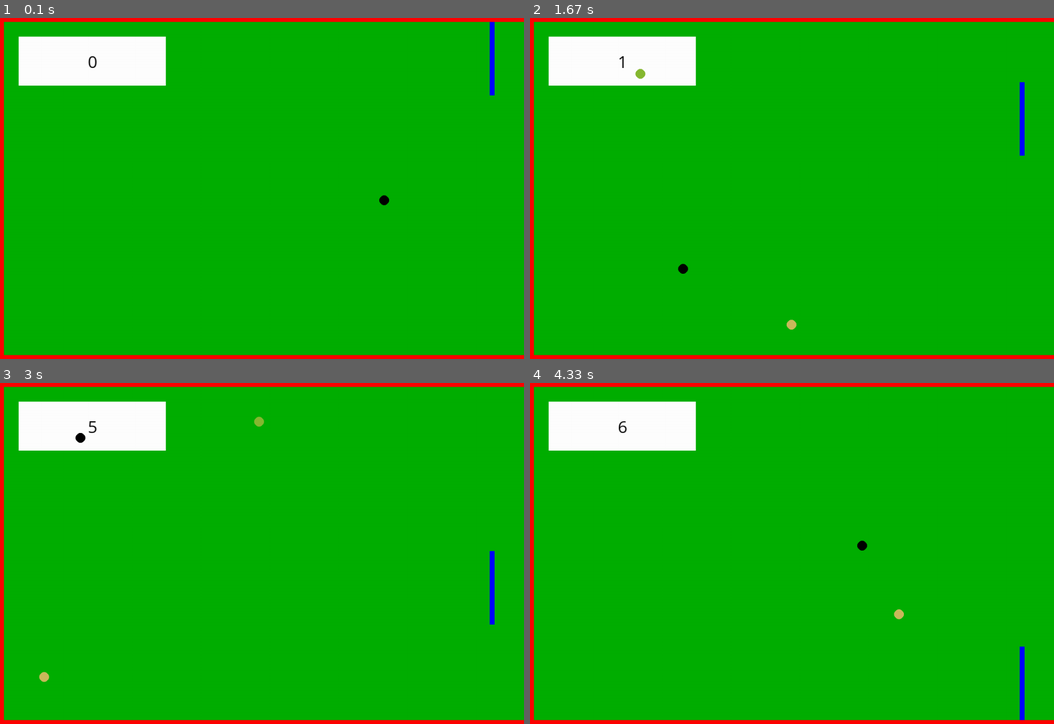
Above: before the commit, frames 1-4 (two rows, left to right).
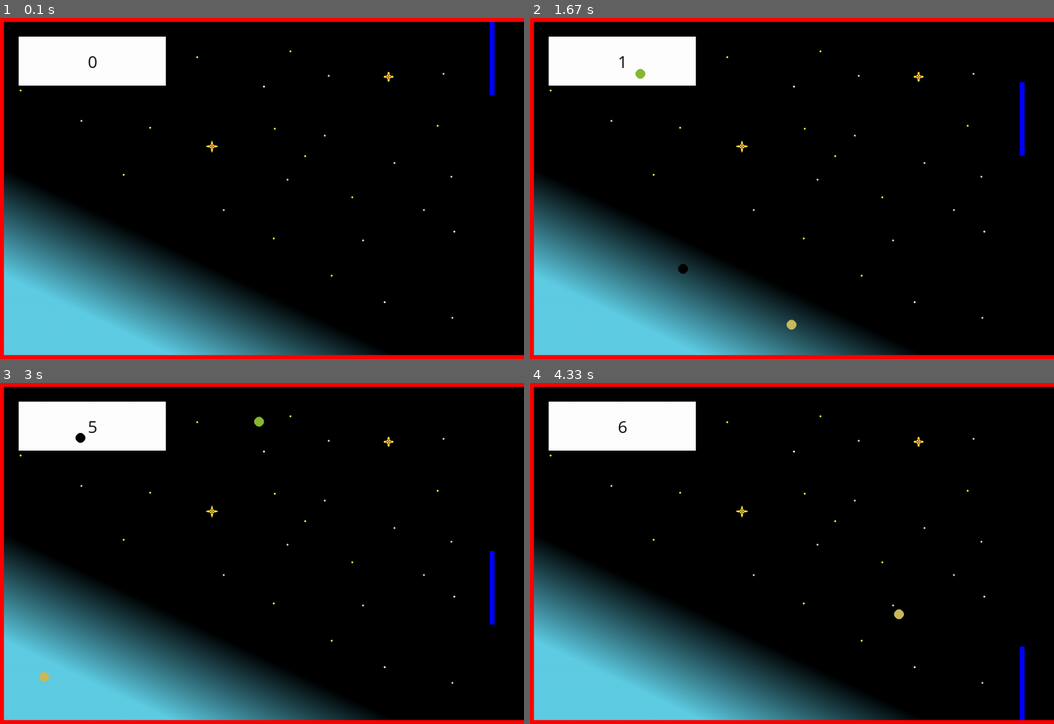
Above: after the commit, the same moments.

Repository: Wombatlord/PygamePong
Game: pygame game, started from pong.py
Same seed, same stepped clock (60 frames per second), same inputs: the game is played once before the commit and once after it.
Inputs (mouse positions are in pixels of both pictures, inside the frame that each line leads up to):
- Up to frame 1 (0.1 s): no input
- Up to frame 2 (1.67 s): click (786, 188) at 0.38 s; tap Space at 0.73, 1.03 s; click (661, 191) at 0.75 s; click (980, 311) at 1.22 s; click (666, 116) at 1.55 s
- Up to frame 3 (3 s): click (461, 686) at 1.88 s; click (183, 481) at 2.22 s; click (440, 645) at 2.55 s; click (89, 587) at 2.88 s
- Up to frame 4 (4.33 s): click (634, 485) at 3.22 s; click (666, 614) at 3.55 s; click (980, 635) at 3.88 s; click (629, 683) at 4.22 s

The runs differ from the first frame. In frame 1, 93% of the frame differs, in the area x 0-100%, y 1-99%; in frame 2, 93%; in frame 3, 93%; in frame 4, 93%.

Commit message:
Prototype sprite implementation and created basic art assets.

Diff:
--- a/engine.py
+++ b/engine.py
@@ -104,11 +104,13 @@
     newX = ball.x + timeSinceLastUpdate * ball.vx
     newY = ball.y + timeSinceLastUpdate * ball.vy
 
-    paddleCollide = ball.getHitBox().colliderect(paddle.getHitBox())
-    if paddleCollide:
+    paddleCollision = ball.getHitBox().colliderect(paddle.getHitBox())
+
+    if paddleCollision:
         paddleBounce(ball, paddle)
 
     hitBackWall = newX < border + ball.RADIUS
+
     if hitBackWall:
         scrValue += 1
         wallBounce(ball)
--- a/pong.py
+++ b/pong.py
@@ -1,8 +1,9 @@
-import pygame, time
+import pygame
+import time
 
 import engine
 from pongEntities import ScoreBoard, Ball, Paddle, GameState
-from renderer import initialise, render, renderScoreboard
+from renderer import initialise, render, renderScoreboard, blitBackground
 
 pygame.init()
 pygame.display.set_caption("PONGO!")
@@ -51,6 +52,7 @@
 
 while gameState.gameOn:
 
+
     render(gameState)
 
     if gameState.gameIsOver:
--- a/pongEntities.py
+++ b/pongEntities.py
@@ -1,6 +1,7 @@
 import pygame
 import time
 import random
+import os
 
 from vector import Vector
 
@@ -62,6 +63,7 @@
     Change colour.
     """
     RADIUS = 10
+    BALLSPRITE = pygame.image.load(os.path.join("assets", "earthball20x20.png"))
 
     def __init__(self, x, y, vx, vy, colour):
         self.x = float(x)
@@ -86,6 +88,7 @@
 
     def changeColour(self):
         self.colour = randomRGB
+
 
 # I tried.
 class GameState:
--- a/renderer.py
+++ b/renderer.py
@@ -1,3 +1,5 @@
+import os
+
 import pygame
 
 from pongEntities import Ball, Paddle, GameState, ScoreBoard
@@ -8,6 +10,9 @@
 backgroundColour: tuple
 borderColour: tuple
 borderWidth = 25
+
+# Sprites
+BGSPRITE = pygame.image.load(os.path.join("assets", "starfield.png"))
 
 
 def initialise(bkgrndCol, brdrCol, screenDims=None, brdrWidth=None):
@@ -26,6 +31,8 @@
 
 
 def renderBall(ball: Ball):
+    # screen.blit(ball.BALLSPRITE, (ball.x, ball.y))
+
     pygame.draw.circle(screen, ball.colour, (int(ball.x), int(ball.y)), Ball.RADIUS)
 
 
@@ -119,12 +126,20 @@
     Fills background with configured colour.
     Blits the background to the background Surface.
     """
-    global screen, backgroundColour
+    """
+    global screen, BGSPRITE
     background = pygame.Surface(screen.get_size())
     background = background.convert()
     background.fill(backgroundColour)
     screen.blit(
         background,
+        (0, 0)
+    )
+
+    """
+
+    screen.blit(
+        BGSPRITE,
         (0, 0)
     )
 
Binary file added: assets/ball20x20.png
Binary file added: assets/earthball20x20.png
Binary file added: assets/greenbg.png
Binary file added: assets/starfield.png
